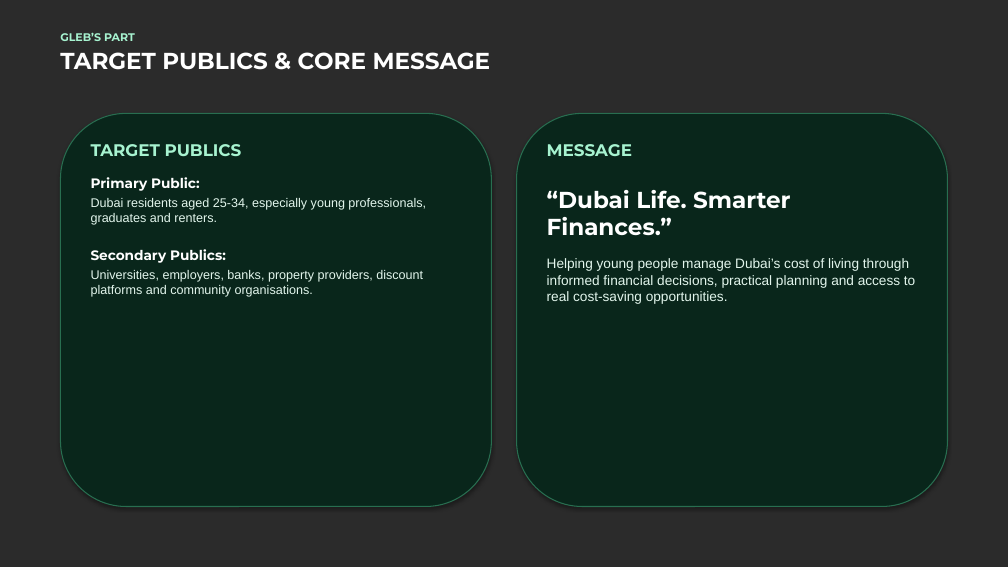
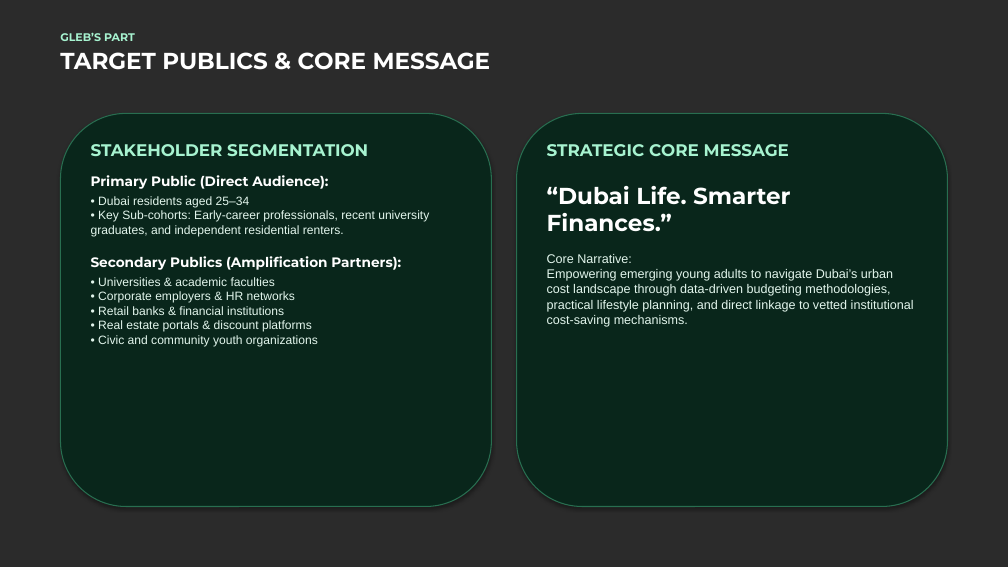
Before and after one commit to balaji4948/dubai-life-smarter-finances-com345, a slide deck: slide 5 of Dubai_Life_Smarter_Finances_COM345.pptx. Drawn at 1008x567 pixels with LibreOffice and Linux fonts; fonts in the diff are those of the drawing; background and template pictures are left out; a plain dark background stands for a picture behind light text. Boxes give left, top, right and bottom in pixels: in the first picture for what was removed or moved away, otherwise in the second. Text is boxed around its words. In the diff, an @@ line names an element or a change of style, - is before the commit and + after.

```diff
--- a/Dubai_Life_Smarter_Finances_COM345.pptx
+++ b/Dubai_Life_Smarter_Finances_COM345.pptx
@@ text at (x1=91, y1=144, x2=429, y2=346): text changed; size 12 to 11.5 pt @@
-TARGET PUBLICS
-Primary Public:
-Dubai residents aged 25-34, especially young professionals, graduates and renters.
-Secondary Publics:
-Universities, employers, banks, property providers, discount platforms and community organisations.
+STAKEHOLDER SEGMENTATION
+Primary Public (Direct Audience):
+• Dubai residents aged 25–34
+• Key Sub-cohorts: Early-career professionals, recent university graduates, and independent residential renters.
+Secondary Publics (Amplification Partners):
+• Universities & academic faculties
+• Corporate employers & HR networks
+• Retail banks & financial institutions
+• Real estate portals & discount platforms
+• Civic and community youth organizations
@@ text at (x1=547, y1=144, x2=789, y2=156): text changed @@
-MESSAGE
+STRATEGIC CORE MESSAGE
@@ text at (x1=547, y1=186, x2=791, y2=232): less space between paragraphs @@
@@ text at (x1=547, y1=254, x2=914, y2=327): text changed; size 13 to 12 pt @@
-Helping young people manage Dubai’s cost of living through informed financial decisions, practical planning and access to real cost-saving opportunities.
+Core Narrative:
+Empowering emerging young adults to navigate Dubai’s urban cost landscape through data-driven budgeting methodologies, practical lifestyle planning, and direct linkage to vetted institutional cost-saving mechanisms.
```
Also in this commit, not shown: 10 other slides changed, 2 slides added, 1 slide removed, 4 other files.
